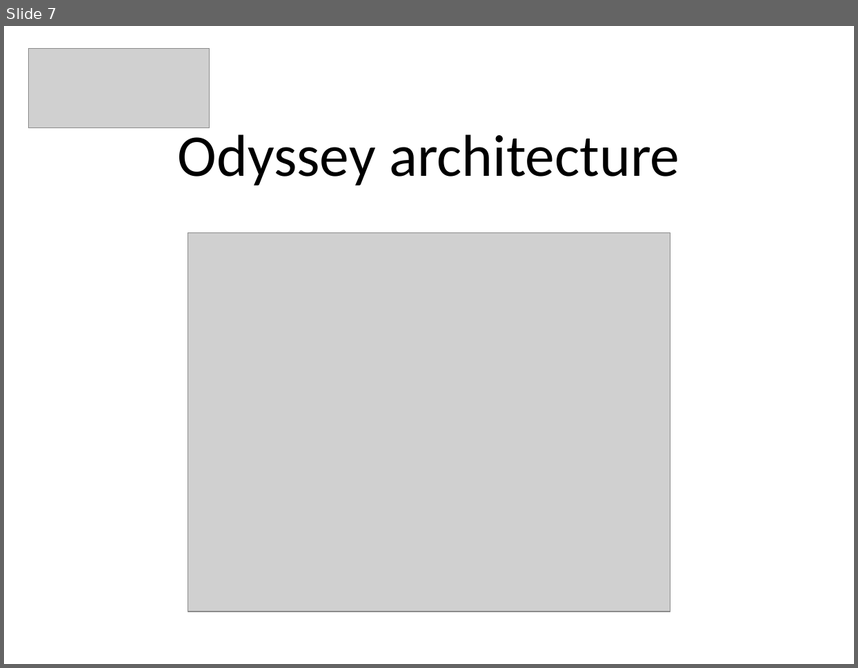
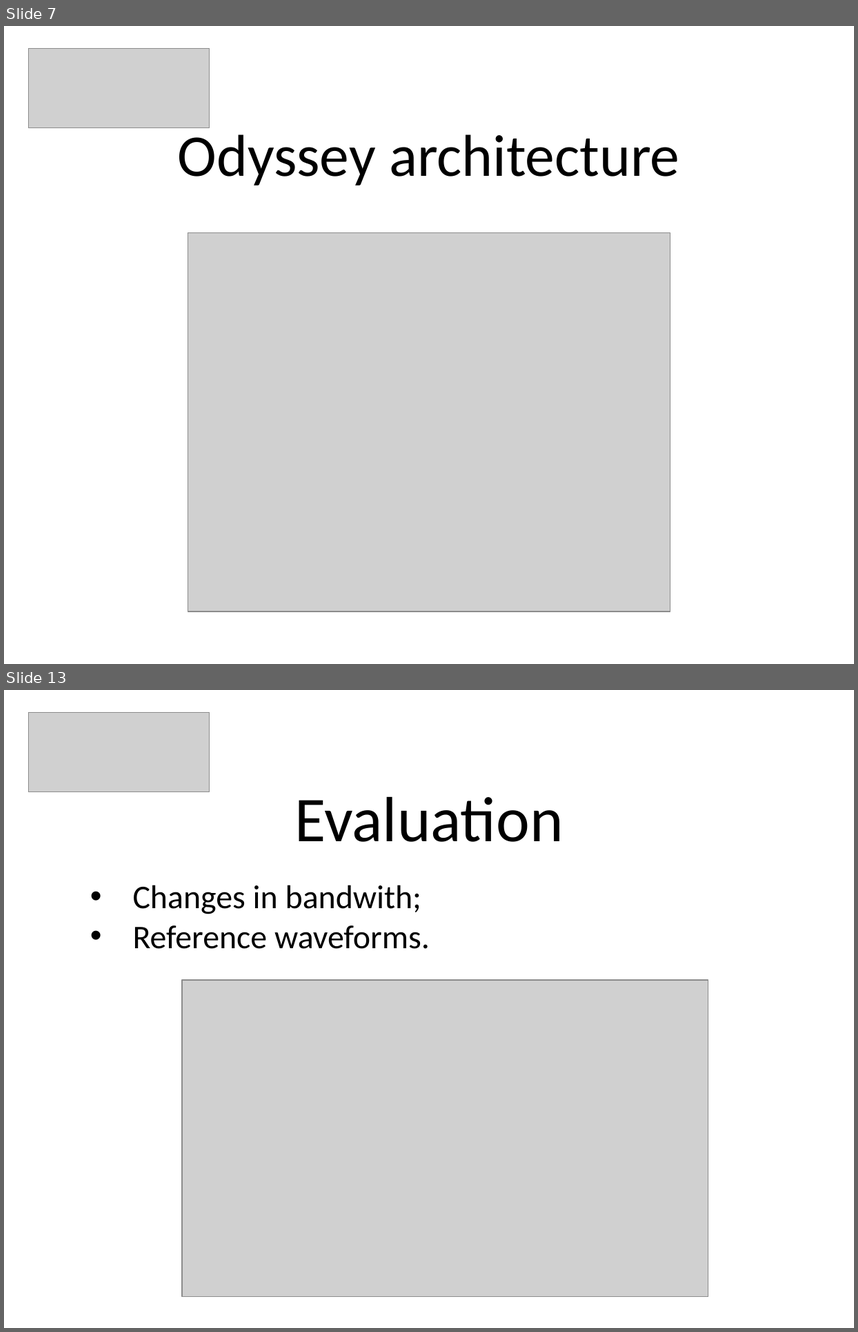
Before and after one commit to PeBraz/AirDesk, a slide deck: paper-presentation/cmov-presentation.pptx. Shown one above the other, each under a label of ours: slide 7 before the commit, slides 7 and 13 after it; the slides between them are not shown. The pictures are 858x668 and 858x1332 pixels, drawn with LibreOffice and Linux fonts; fonts in the diff are those of the drawing; grey boxes stand for pictures. Boxes give left, top, right and bottom in pixels: in the first picture for what was removed or moved away, otherwise in the second. Text is boxed around its words. In the diff, an @@ line names an element or a change of style, - is before the commit and + after.

Commit message:
evaluation phase

```diff
--- a/paper-presentation/cmov-presentation.pptx
+++ b/paper-presentation/cmov-presentation.pptx
@@ slide 13 added at (4, 690, 854, 1328), background #FFFFFF @@
@@ picture added at (29, 712, 210, 792) @@
@@ title added at (294, 797, 563, 842), 54 pt, text #000000 @@
+Evaluation
@@ text added at (133, 885, 430, 949), 28 pt, text #000000 @@
+• Changes in bandwith;
+• Reference waveforms.
@@ picture added at (181, 980, 708, 1296) @@
```
Also in this commit, not shown: 5 other slides added.
